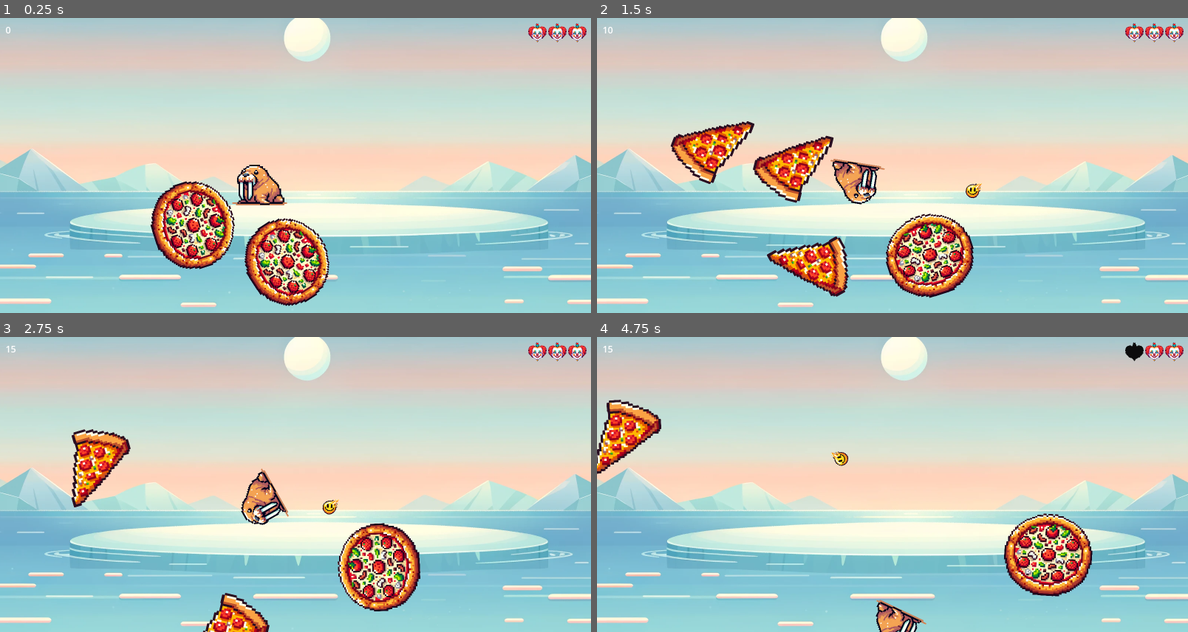
Above: before the commit, frames 1-4 (two rows, left to right).
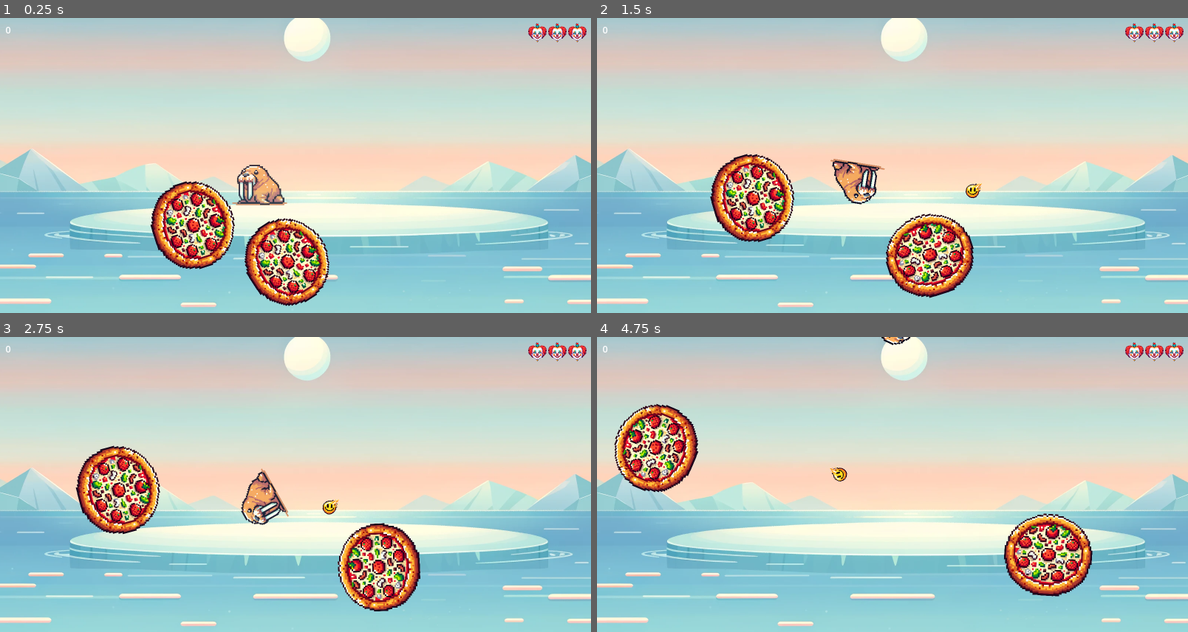
Above: after the commit, the same moments.

Repository: bytedev-code/the-sad-unicorn
Game: Godot game, scene res://game.tscn
The game is run twice, just before and just after one commit, with the same random seed, the same clock (stepped at 60 frames per second) and the same inputs. Sound files missing from this copy of the repository are replaced by a short silence.
Inputs:
- Up to frame 1 (0.25 s): no input
- Up to frame 2 (1.5 s): hold D (player_rotate_right) 0.53-1.28 s; hold Space (player_shoot) 0.53-1.28 s; hold A (player_rotate_left) from 1.28 s (still down); tap Space (player_shoot) at 1.35 s
- Up to frame 3 (2.75 s): release A (player_rotate_left) at 2.03 s; hold D (player_rotate_right) from 2.03 s (still down); hold Space (player_shoot) from 2.03 s (still down)
- Up to frame 4 (4.75 s): release D (player_rotate_right) at 2.78 s; release Space (player_shoot) at 2.78 s; hold W (player_forward) 2.78-3.53 s; tap Space (player_shoot) at 2.85, 4.35 s; hold Space (player_shoot) 3.53-4.28 s; hold A (player_rotate_left) from 3.53 s (still down)

The runs differ from the first frame. In frame 1, 0.7% of the frame differs, in the area x 39-49%, y 49-64%; in frame 2, 7.6%, in the area x 1-48%, y 3-95%; in frame 3, 5.2%; in frame 4, 5.0%.

Commit message:
implement player invincible indicator

Diff:
--- a/blueprints/projectiles/haha.tscn
+++ b/blueprints/projectiles/haha.tscn
@@ -19,7 +19,7 @@
 texture = ExtResource("2_iv714")
 
 [node name="Lifetime" type="Timer" parent="."]
-wait_time = 1.5
+wait_time = 3.0
 one_shot = true
 autostart = true
 
--- a/enemy.gd
+++ b/enemy.gd
@@ -3,6 +3,8 @@
 
 signal on_split(blueprint: PackedScene, number: int, position: Vector2)
 signal on_death(score: int)
+signal on_collide()
+signal on_hit()
 signal on_shoot()
 
 @export var ROTATE: bool = true
@@ -11,9 +13,11 @@
 @export var SPLIT_NUMBER: int = 3
 @export var SCORE: int = 10
 @export var IGNORE_PLAYER_HIT: bool = false
+@export var HITPOINTS: int = 5
 
 var _direction = Vector2(0, 0)
 var _rot_speed = 0.1
+var _hp = 5
 
 var rng = RandomNumberGenerator.new()
 
@@ -21,6 +25,7 @@
 func _ready():
 	_direction = Vector2.from_angle(rng.randf() * 2 * PI)
 	_rot_speed = rng.randf_range(-0.1, 0.1)
+	_hp = HITPOINTS
 	set_contact_monitor(true)
 	set_max_contacts_reported(1)
 
@@ -39,16 +44,23 @@
 	Globals.screen_wrap(self)
 
 func deal_damage():
-	if SPLIT_INTO:
-		on_split.emit(SPLIT_INTO, SPLIT_NUMBER, position)
+	_hp -= 1
 
-	on_death.emit(SCORE)
-	queue_free()
+	on_hit.emit()
+
+	if _hp <= 0:
+		if SPLIT_INTO:
+			on_split.emit(SPLIT_INTO, SPLIT_NUMBER, position)
+
+		on_death.emit(SCORE)
+		queue_free()
 
 func _on_collide(node: Node):
 	if node is Player:
 		var player_dir = node.get_direction()
 		_direction = player_dir
+		on_collide.emit()
 
 	if node is Enemy:
 		_direction = -_direction
+		on_collide.emit()
--- a/player.gd
+++ b/player.gd
@@ -21,6 +21,8 @@
 @onready var InvincibleTimer = $InvincibleTimer
 @onready var ShootCooldown: Timer = $ShootCooldown
 
+var _blink_rising = false
+
 func _ready():
 	_hp = INIT_HP
 	_is_invincible = true
@@ -29,6 +31,20 @@
 
 func get_direction() -> Vector2:
 	return -Vector2(0, 1).rotated(get_transform().get_rotation())
+
+func _process(delta):
+	if _is_invincible:
+		if _blink_rising:
+			$Sprite2D.modulate.a += 0.05
+		else:
+			$Sprite2D.modulate.a -= 0.05
+
+		if $Sprite2D.modulate.a < 0.5:
+			_blink_rising = true
+		if $Sprite2D.modulate.a > 0.9:
+			_blink_rising = false
+	else:
+		$Sprite2D.modulate.a = 1.0
 
 func _physics_process(delta):
 
